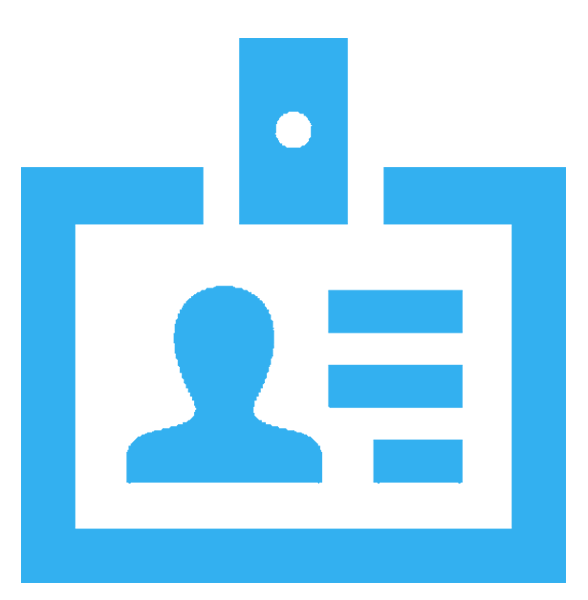
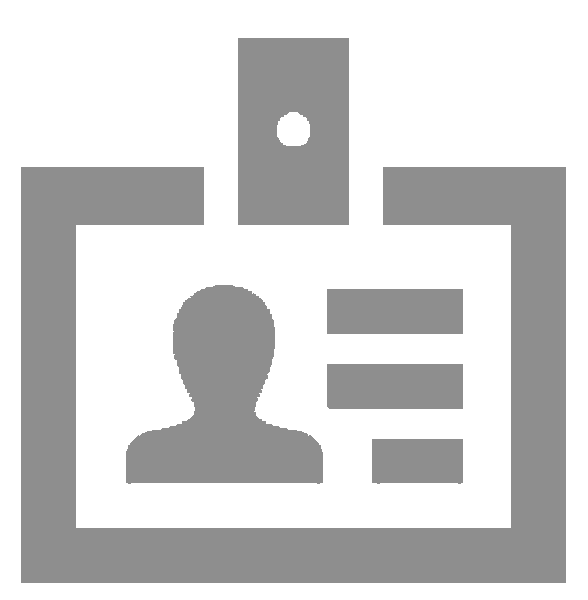
Comparing the layer stacks of the two 588×600 images. Changes:
added layer "Layer 10" above "Layer 9" over (21, 38, 566, 583)
hid "Layer 9" over (21, 38, 566, 583)
